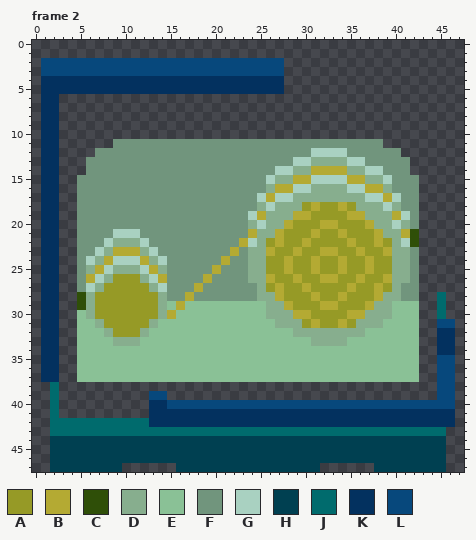
Two states of a pixel-art file, Assets/2d/Aseprite/Aseprite Raws/Factory/TheSpooler.aseprite. The picture above is the old version.
48x48 pixels, 8 frames. Shown: frame 2. The commit also changed other frames, which this record leaves out.
Visible layers, top first: "OuterDetails", "SpoolersGlassed".
Palette (. is transparent): A #969a26  B #b4aa33  C #2f4f08  D #87ae8e  E #8ac196  F #71957d  G #a9d1c1  H #004051  J #006b6d  K #03315f  L #07487c
Pixels before, frame 2, first column x 1:
 2 LLLLLLLLLLLLLLLLLLLLLLLLLLL...................
 3 LLLLLLLLLLLLLLLLLLLLLLLLLLL...................
 4 KKKKKKKKKKKKKKKKKKKKKKKKKKK...................
 5 KKKKKKKKKKKKKKKKKKKKKKKKKKK...................
 6 KK............................................
 7 KK............................................
 8 KK............................................
 9 KK............................................
10 KK............................................
11 KK......FFFFFFFFFFFFFFFFFFFFFFFFFFFFFF........
12 KK....FFFFFFFFFFFFFFFFFFFFFFFFGGGGFFFFFF......
13 KK...FFFFFFFFFFFFFFFFFFFFFFFGGDDDDGGFFFFF.....
14 KK...FFFFFFFFFFFFFFFFFFFFFGGDDBBBBDDGGFFF.....
15 KK..FFFFFFFFFFFFFFFFFFFFFGDDBBGGGGBBDDGFFF....
16 KK..FFFFFFFFFFFFFFFFFFFFFDBBGGDDDDGGBBDFFF....
17 KK..FFFFFFFFFFFFFFFFFFFFGBGGDDDDDDDDGGBGFF....
18 KK..FFFFFFFFFFFFFFFFFFFFDGDDDABAABADDDGDFF....
19 KK..FFFFFFFFFFFFFFFFFFFGBDDDBBAAAABBDDDBGF....
20 KK..FFFFFFFFFFFFFFFFFFFDGDDBAAABBAAABDDGDF....
21 KK..FFFFGGGFFFFFFFFFFFFBDDBAAABAABAAABDDBC....
22 KK..FFFGDDDGFFFFFFFFFFBGDABAABAAAABAABADGC....
23 KK..FFGDBBBDGFFFFFFFFBFDDBAABAABBAABAABDDF....
24 KK..FGDBGGGBDGFFFFFFBFFDDAABAABAABAABAADDF....
25 KK..FDBGDDDGBDFFFFFBFFFDDAABAABAABAABAADDF....
26 KK..FBGDAAADGBFFFFBFFFFDDBAABAABBAABAABDDF....
27 KK..FGDAAAAADGFFFBFFFFFFDABAABAAAABAABADFF....
28 KK..CDAAAAAAADFFBFFFFFFFDDBAAABAABAAABDDFF..J.
29 KK..CDAAAAAAADEBEEEEEEEEEDDBAAABBAAABDDEEE..J.
30 KK..EDAAAAAAADBEEEEEEEEEEDDDBBAAAABBDDDEEE..J.
31 KK..EEDAAAAADEEEEEEEEEEEEEDDDABAABADDDEEEE..LL
32 KK..EEEDAAADEEEEEEEEEEEEEEEEDDDDDDDDEEEEEE..KK
33 KK..EEEEDDDEEEEEEEEEEEEEEEEEEEDDDDEEEEEEEE..KK
34 KK..EEEEEEEEEEEEEEEEEEEEEEEEEEEEEEEEEEEEEE..KK
35 KK..EEEEEEEEEEEEEEEEEEEEEEEEEEEEEEEEEEEEEE..LL
36 KK..EEEEEEEEEEEEEEEEEEEEEEEEEEEEEEEEEEEEEE..LL
37 KK..EEEEEEEEEEEEEEEEEEEEEEEEEEEEEEEEEEEEEE..LL
38 .J..........................................LL
39 .J..........LL..............................LL
40 .J..........KKLLLLLLLLLLLLLLLLLLLLLLLLLLLLLLLL
41 .J..........KKKKKKKKKKKKKKKKKKKKKKKKKKKKKKKKKK
42 .JJJJJJJJJJJKKKKKKKKKKKKKKKKKKKKKKKKKKKKKKKKKK
43 .JJJJJJJJJJJJJJJJJJJJJJJJJJJJJJJJJJJJJJJJJJJJ.
44 .HHHHHHHHHHHHHHHHHHHHHHHHHHHHHHHHHHHHHHHHHHHH.
45 .HHHHHHHHHHHHHHHHHHHHHHHHHHHHHHHHHHHHHHHHHHHH.
46 .HHHHHHHHHHHHHHHHHHHHHHHHHHHHHHHHHHHHHHHHHHHH.
47 .HHHHHHHH......HHHHHHHHHHHHHHHH......HHHHHHHH.
New version:
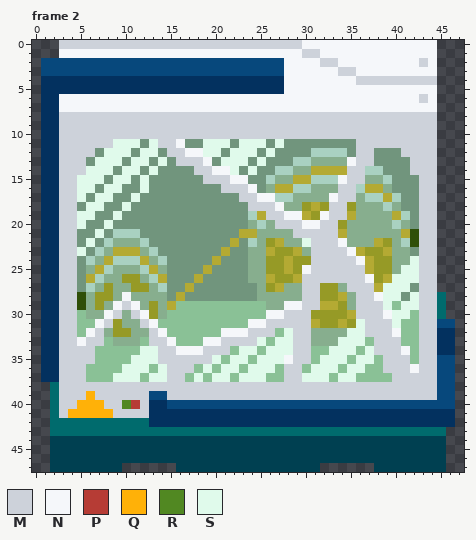
Colours new in this view: M #cdd2da  N #f5f7fa  P #b63c35  Q #ffb108  R #518822  S #e0faeb
Author's note on the commit: The Spooler Færdiggjorde base-spoolermaskine sprite med animation
Diff:
layer "Rotationinator" now shown
layer "TheWire" added
layer "BaseFrontFrame" now shown
layer "GlassGlare" now shown
Changed rows in their new state; - is an unchanged pixel.
Frame 2:
first column x 3:
 0 MMMMMMMMMMMMMMMMMMMMMMMMMMMNNNNNNNNNNNNNNN
 1 NNNNNNNNNNNNNNNNNNNNNNNNNNNMMNNNNNNNNNNNNN
 2 -------------------------NNNNMMNNNNNNNNNMN
 3 -------------------------NNNNNNMMNNNNNNNNN
 4 -------------------------NNNNNNNNMMMMMMMMM
 5 -------------------------NNNNNNNNNNNNNNNNN
 6 NNNNNNNNNNNNNNNNNNNNNNNNNNNNNNNNNNNNNNNNMN
 7 NNNNNNNNNNNNNNNNNNNNNNNNNNNNNNNNNNNNNNNNNN
 8 MMMMMMMMMMMMMMMMMMMMMMMMMMMMMMMMMMMMMMMMMM
 9 MMMMMMMMMMMMMMMMMMMMMMMMMMMMMMMMMMMMMMMMMM
10 MMMMMMMMMMMMMMMMMMMMMMMMMMMMMMMMMMMMMMMMMM
11 MMMMMMSSS-SMMN--SSS-SSS-S--------MMMMMMMMM
12 MMMM-SSS-SS-MMNNSS-SSS-S---------MM---MMMM
13 MMM-SSS-SS-S-MMMN-SSS-S---------NMM----MMM
14 MMMSSS-SS-S----MMNNS-S----------MM-----MMM
15 MMSSS-SS-S------MMMNN----------NMM------MM
16 MMSS-SS--S--------MMMN---------MM-------MM
17 MMS-SS--S-----------MMNN------NMM-------MM
18 MM-SS--S-------------MMMN-----MM--------MM
19 MMSS--S----------------MMNN--NMM-D------MM
20 MMS--S------------------MMMNNMM-DDD-----MM
21 MM--S---------------B---DDMMMMM-DDDD----MM
22 MM-S---------------BF----DDSMMMNDDD-----MM
23 MMS---------------BF-------DMMMMN-------MM
24 MM---------------BF---------MMMMMN-----SMM
25 MM--------------BF---------NMMMMMM----SSMM
26 MM----D--------BF----------MMMMMMMN--SSSMM
27 MM----DD------BF---------DDMM--DMMM-SSS-MM
28 MM----DNDDD--BF---------DDDMM---DMMNSS-SMM
29 MM---DNMND--BE-----------NNMM---DMMMS-SSMM
30 MM--DNMDMN--E----------NNMMM-----MMMNSS-MM
31 MM--NM-DDMN----------NNMMMMM-----SMMMS--MM
32 MM-NM---D-MN------NNNMMM-SMM----SSMMMN--MM
33 MMNMM-----MMN---NNMMMMS-SSMM---SSS-MMM--MM
34 MMMM-----SSMMNNNMMM-SS-SSSMM--SSS-SMMMN-MM
35 MMMM----SSSMMMMMMS-SS-SSSNMM-SSS-SS-MMM-MM
36 MMM----SSS-SMMM-S-SS-SSS-MM-SSS-SS--MMMNMM
37 MMM---SSS-SSMM-S-SS-SSS--MMSSS-SS----MMMMM
38 MMMMMMMMMMMMMMMMMMMMMMMMMMMMMMMMMMMMMMMMMM
39 MMMQMMMMMM--MMMMMMMMMMMMMMMMMMMMMMMMMMMMMM
40 MMQQQMMRPM--------------------------------
41 MQQQQQMMMM--------------------------------
